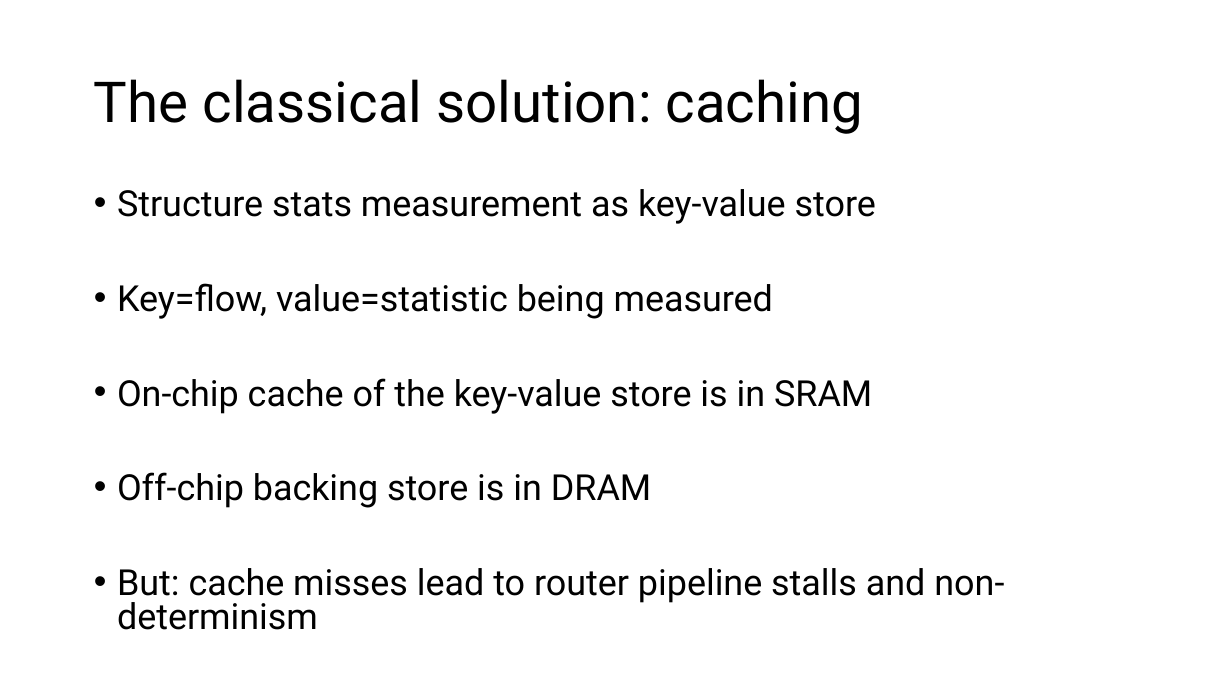
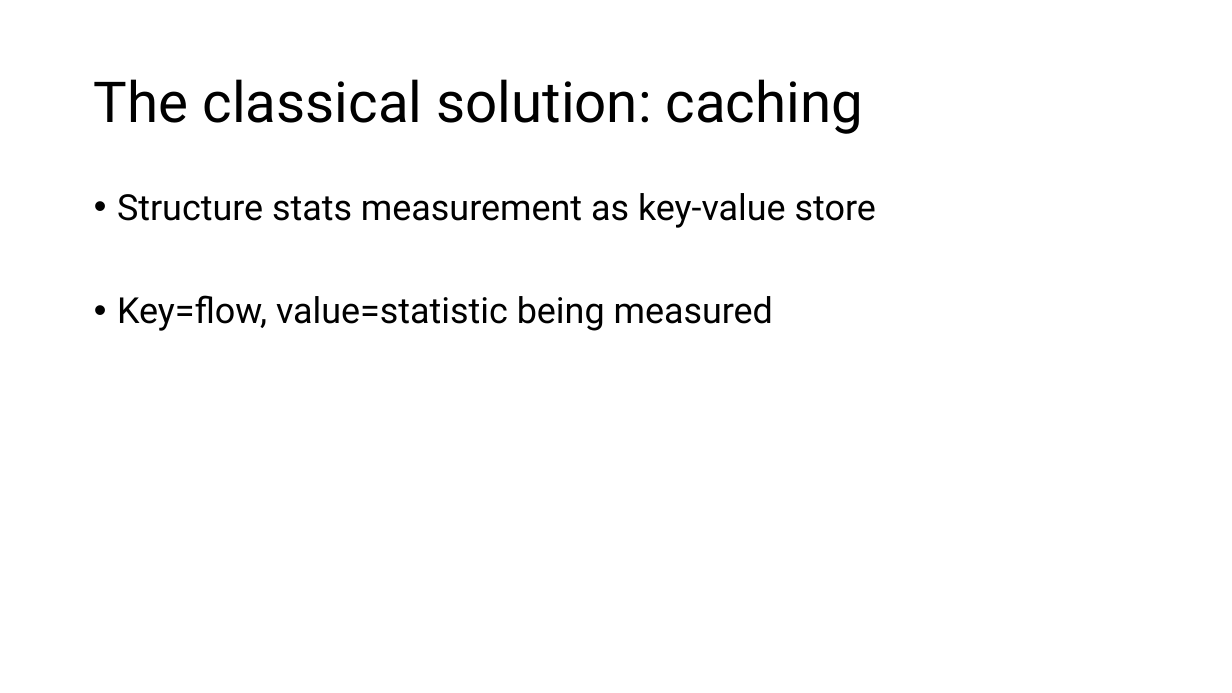
Before and after one commit to anirudhSK/pifo-domino-marple-ppts, a slide deck: slide 35 of uw_talk.pptx. Drawn at 1232x693 pixels with LibreOffice and Linux fonts; fonts in the diff are those of the drawing. Boxes give left, top, right and bottom in pixels: in the first picture for what was removed or moved away, otherwise in the second. Text is boxed around its words. In the diff, an @@ line names an element or a change of style, - is before the commit and + after.

```diff
--- a/uw_talk.pptx
+++ b/uw_talk.pptx
@@ text "Structure stats measurement as key-value ..." at <box>117,193,876,331</box>: line spacing 0.8 to 0.9 @@
@@ text at <box>117,378,1004,630</box>: paragraphs removed @@
-• On-chip cache of the key-value store is in SRAM
-• Off-chip backing store is in DRAM
-• But: cache misses lead to router pipeline stalls and non-determinism
```
Also in this commit, not shown: 5 other slides changed.
